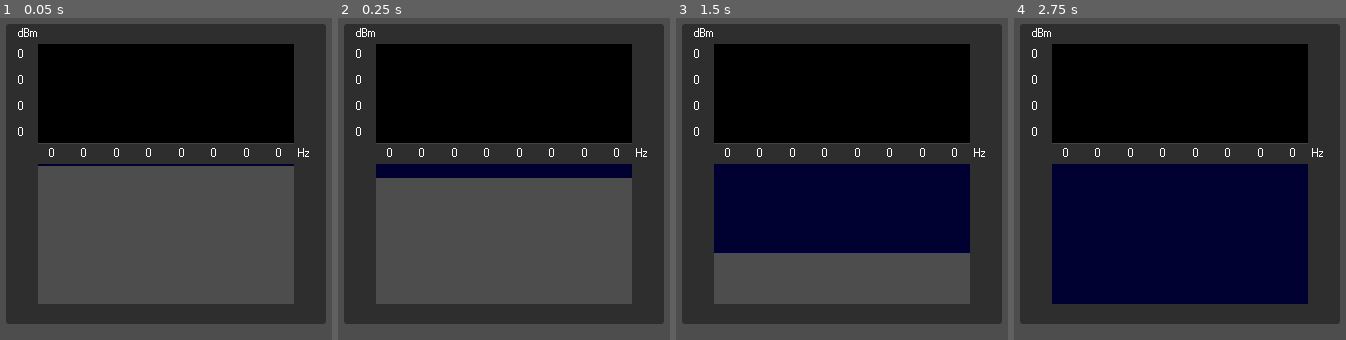
Above: before the commit, frames 1-4 (left to right).
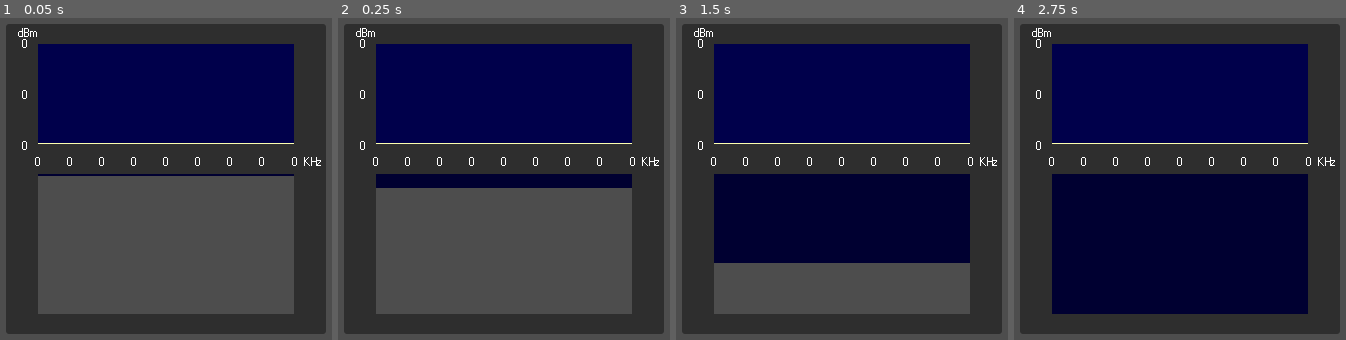
Above: after the commit, the same moments.

Repository: Nores33/Godot-Audio-FFT
Game: Godot game, scene res://Scenes/main.tscn
Two runs of this game, one before a commit and one after it. Both use one fixed random seed, a clock stepped at 60 frames per second and the inputs below.
Inputs:
- Up to frame 1 (0.05 s): no input
- Up to frame 2 (0.25 s): no input
- Up to frame 3 (1.5 s): no input
- Up to frame 4 (2.75 s): no input

The runs differ from the first frame. In frame 1, 33% of the frame differs, in the area x 1-99%, y 6-99%; in frame 2, 35%; in frame 3, 35%; in frame 4, 32%.

Commit message:
Continued working on axis labels
* Also now you can change the line and background colors of the FFT Display

Diff:
--- a/Scenes/main.tscn
+++ b/Scenes/main.tscn
@@ -2,7 +2,7 @@
 
 [ext_resource type="Script" path="res://Scripts/Audio_FFT.gd" id="1_3jwv1"]
 [ext_resource type="Shader" path="res://Shaders/FFT.gdshader" id="1_i0ker"]
-[ext_resource type="AudioStream" uid="uid://x4t5i3j1hdev" path="res://tone_sweep.mp3" id="2_rxf1e"]
+[ext_resource type="AudioStream" uid="uid://dau016m3kyyh3" path="res://PD120 SSTV Test Recording.mp3" id="2_t28n0"]
 [ext_resource type="Script" path="res://Scripts/FFT Graph.gd" id="3_su4kd"]
 [ext_resource type="Theme" uid="uid://b7rnt3j5nova8" path="res://Font_Theme.tres" id="3_yqxh4"]
 [ext_resource type="PackedScene" uid="uid://cvvjq0r4bcekk" path="res://Scenes/waterfall_viewport.tscn" id="4_cj5no"]
@@ -11,6 +11,8 @@
 [sub_resource type="ShaderMaterial" id="ShaderMaterial_0nio0"]
 shader = ExtResource("1_i0ker")
 shader_parameter/values = PackedFloat32Array()
+shader_parameter/line_color = Vector4(1, 1, 1, 1)
+shader_parameter/bg_color = Vector4(0, 0, 0, 1)
 
 [sub_resource type="ViewportTexture" id="ViewportTexture_g1w2d"]
 viewport_path = NodePath("Panel/Waterfall Graph/WaterfallViewport")
@@ -25,7 +27,7 @@
 script = ExtResource("1_3jwv1")
 
 [node name="AudioStreamPlayer" type="AudioStreamPlayer" parent="."]
-stream = ExtResource("2_rxf1e")
+stream = ExtResource("2_t28n0")
 autoplay = true
 
 [node name="FFTTimer" type="Timer" parent="."]
@@ -41,7 +43,7 @@
 offset_left = -160.0
 offset_top = -135.0
 offset_right = 160.0
-offset_bottom = 165.0
+offset_bottom = 175.0
 grow_horizontal = 2
 grow_vertical = 2
 theme = ExtResource("3_yqxh4")
@@ -56,10 +58,12 @@
 offset_bottom = 140.0
 grow_horizontal = 2
 script = ExtResource("3_su4kd")
-X_Label = "Hz"
+Line_Color = Color(0.988235, 1, 0.686275, 1)
+BG_Color = Color(0, 0, 0.294118, 1)
+X_Label = "KHz"
 X_ticks = 8
 Y_Label = "dBm"
-Y_ticks = 4
+Y_ticks = 2
 
 [node name="Y_Label" type="Label" parent="Panel/FFT Graph"]
 layout_mode = 1
@@ -75,10 +79,16 @@
 layout_mode = 1
 anchors_preset = 9
 anchor_bottom = 1.0
-offset_top = 20.0
-offset_right = 20.0
-offset_bottom = -20.0
+offset_top = 13.0
+offset_right = 14.0
+offset_bottom = -10.0
 grow_vertical = 2
+
+[node name="First_Label" type="Label" parent="Panel/FFT Graph/Y_Ticks_Container"]
+layout_mode = 2
+text = "0"
+horizontal_alignment = 1
+vertical_alignment = 1
 
 [node name="FFT Display" type="ColorRect" parent="Panel/FFT Graph"]
 material = SubResource("ShaderMaterial_0nio0")
@@ -99,8 +109,10 @@
 anchor_top = 1.0
 anchor_right = 1.0
 anchor_bottom = 1.0
-offset_left = -20.0
-offset_top = -20.0
+offset_left = -11.0
+offset_top = -11.0
+offset_right = 9.0
+offset_bottom = 9.0
 grow_horizontal = 0
 grow_vertical = 0
 theme_override_fonts/font = ExtResource("4_h0n6g")
@@ -115,22 +127,28 @@
 anchor_top = 1.0
 anchor_right = 1.0
 anchor_bottom = 1.0
-offset_left = 20.0
-offset_top = -20.0
-offset_right = -20.0
+offset_left = 17.0
+offset_top = -10.0
+offset_right = -16.0
+offset_bottom = 8.0
 grow_horizontal = 2
 grow_vertical = 0
+
+[node name="First_Label" type="Label" parent="Panel/FFT Graph/X_Ticks_Container"]
+layout_mode = 2
+text = "0"
+vertical_alignment = 1
 
 [node name="Waterfall Graph" type="Control" parent="Panel"]
 layout_mode = 1
 anchor_left = 0.5
-anchor_top = 0.467
+anchor_top = 0.484
 anchor_right = 0.5
-anchor_bottom = 0.467
+anchor_bottom = 0.484
 offset_left = -128.0
-offset_top = -0.100006
+offset_top = -0.0400085
 offset_right = 128.0
-offset_bottom = 139.9
+offset_bottom = 139.96
 grow_horizontal = 2
 
 [node name="Waterfall Display" type="TextureRect" parent="Panel/Waterfall Graph"]
--- a/Scripts/Audio_FFT.gd
+++ b/Scripts/Audio_FFT.gd
@@ -1,11 +1,11 @@
 extends Control
 
 const VU_COUNT = 256
-const FREQ_MAX = 11050.0
+const FREQ_MAX = 4000.0
 
 const WIDTH = 256
 const HEIGHT = 100
-const MIN_DB = 130
+const MIN_DB = 80
 
 var spectrum
 var values = []
--- a/Scripts/FFT Graph.gd
+++ b/Scripts/FFT Graph.gd
@@ -20,18 +20,23 @@
 	$Y_Label.set_text(Y_Label)
 	$X_Label.set_text(X_Label)
 
+	$"FFT Display".get_material().set_shader_parameter("line_color", Line_Color)
+	$"FFT Display".get_material().set_shader_parameter("bg_color", BG_Color)
+
 	for i in range(X_ticks):
-		var x_tick = Label.new()
-		x_tick.add_theme_font_size_override("font size", 5)
+		var x_tick = Control.new()
 		x_tick.size_flags_horizontal = Control.SIZE_EXPAND_FILL
-		x_tick.horizontal_alignment = HORIZONTAL_ALIGNMENT_CENTER
+		$X_Ticks_Container.add_child(x_tick)
+		x_tick = Label.new()
+		x_tick.vertical_alignment=VERTICAL_ALIGNMENT_CENTER
 		x_tick.text = "0"
 		$X_Ticks_Container.add_child(x_tick)
 
 	for i in range(Y_ticks):
-		var y_tick = Label.new()
-		y_tick.add_theme_font_size_override("font size", 5)
+		var y_tick = Control.new()
 		y_tick.size_flags_vertical = Control.SIZE_EXPAND_FILL
-		y_tick.vertical_alignment = VERTICAL_ALIGNMENT_CENTER
+		$Y_Ticks_Container.add_child(y_tick)
+		y_tick = Label.new()
+		y_tick.horizontal_alignment=HORIZONTAL_ALIGNMENT_CENTER
 		y_tick.text = "0"
 		$Y_Ticks_Container.add_child(y_tick)
--- a/Shaders/FFT.gdshader
+++ b/Shaders/FFT.gdshader
@@ -4,15 +4,17 @@
 #define TOLERANCE 1.0
 
 uniform float values[SAMPLES];
+uniform vec4 line_color = vec4(1.0,1.0,1.0,1.0);
+uniform vec4 bg_color = vec4(0.0,0.0,0.0,1.0);
 
 vec4 Draw_FFT(float x, float y){
 	if(x < float(SAMPLES)){
 		float end_line = values[int(x)];
 		if(y < end_line){
-			return vec4(0.5,0.0,1.0,1.0); //return purple
+			return line_color; //return purple
 		}
 	}
-	return vec4(0.0, 0.0, 0.0, 1.0); //return black
+	return bg_color; //return black
 }
 
 vec4 Draw_FFT_Lines(float x, float y){
@@ -20,20 +22,20 @@
         float start_line = values[int(x)];
         float end_line = values[int(x)+1];
         if((y < start_line && y > end_line)||(y > start_line && y < end_line)||(y > values[int(x)] && y < values[int(x)]+TOLERANCE)){
-            return vec4(0.5, 0.0, 1.0, 1.0); //return purple
+            return line_color; //return purple
         }
     }
-    return vec4(0.0, 0.0, 0.0, 1.0); //return black
+    return bg_color; //return black
 }
 
 vec4 Draw_FFT_Points(float x, float y){
     if(x < float(SAMPLES)){
         float value = values[int(x)];
         if(y > value && y < value+TOLERANCE){
-            return vec4(0.5, 0.0, 1.0, 1.0); //return purple
+            return line_color; //return purple
         }
     }
-    return vec4(0.0, 0.0, 0.0, 1.0); //return black
+    return bg_color; //return black
 }
 
 void fragment() {
Not shown, added: PD120 SSTV Test Recording.mp3.import
Not shown, added: PD120 SSTV Test Recording.mp3
